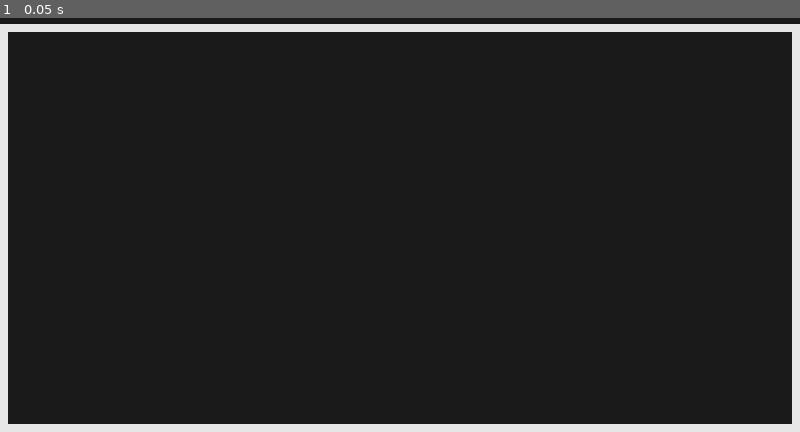
Above: before the commit, frame 1.
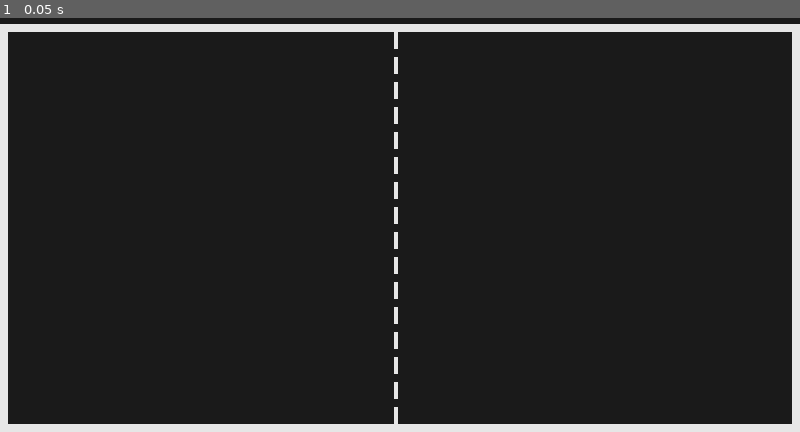
Above: after the commit, the same moment.

Repository: phss/godot-pong
Game: Godot game, scene res://scenes/main.tscn
Two runs of this game, one before a commit and one after it. Both use one fixed random seed, a clock stepped at 60 frames per second and the inputs below.
Inputs:
- Up to frame 1 (0.05 s): no input

The runs differ from the first frame. In frame 1, 0.3% of the frame differs, in the area x 49-50%, y 3-99%.

Commit message:
Add board divider

Diff:
--- a/scenes/game/board/board.tscn
+++ b/scenes/game/board/board.tscn
@@ -1,8 +1,9 @@
-[gd_scene load_steps=4 format=3 uid="uid://dtj47wchb5fff"]
+[gd_scene load_steps=5 format=3 uid="uid://dtj47wchb5fff"]
 
 [ext_resource type="Texture2D" uid="uid://c00mw24u3wkb3" path="res://assets/images/background.png" id="1_1wam2"]
 [ext_resource type="PackedScene" uid="uid://bx4v31xb0pou0" path="res://scenes/game/board/walls/vertical_wall.tscn" id="2_ny8y5"]
 [ext_resource type="PackedScene" uid="uid://c2427sfa5oa7x" path="res://scenes/game/board/walls/horizontal_wall.tscn" id="3_j2qem"]
+[ext_resource type="PackedScene" uid="uid://c0y1netbdh81q" path="res://scenes/game/board/divider/segment.tscn" id="4_l7r3q"]
 
 [node name="Board" type="Node2D"]
 
@@ -27,3 +28,53 @@
 [node name="Bottom" parent="Walls" instance=ExtResource("3_j2qem")]
 position = Vector2(0, 1060)
 centered = false
+
+[node name="Divider" type="Node2D" parent="."]
+
+[node name="Segment" parent="Divider" instance=ExtResource("4_l7r3q")]
+position = Vector2(950, 140)
+
+[node name="Segment2" parent="Divider" instance=ExtResource("4_l7r3q")]
+position = Vector2(950, 200)
+
+[node name="Segment3" parent="Divider" instance=ExtResource("4_l7r3q")]
+position = Vector2(950, 260)
+
+[node name="Segment4" parent="Divider" instance=ExtResource("4_l7r3q")]
+position = Vector2(950, 320)
+
+[node name="Segment5" parent="Divider" instance=ExtResource("4_l7r3q")]
+position = Vector2(950, 380)
+
+[node name="Segment6" parent="Divider" instance=ExtResource("4_l7r3q")]
+position = Vector2(950, 440)
+
+[node name="Segment7" parent="Divider" instance=ExtResource("4_l7r3q")]
+position = Vector2(950, 500)
+
+[node name="Segment8" parent="Divider" instance=ExtResource("4_l7r3q")]
+position = Vector2(950, 560)
+
+[node name="Segment9" parent="Divider" instance=ExtResource("4_l7r3q")]
+position = Vector2(950, 620)
+
+[node name="Segment10" parent="Divider" instance=ExtResource("4_l7r3q")]
+position = Vector2(950, 680)
+
+[node name="Segment11" parent="Divider" instance=ExtResource("4_l7r3q")]
+position = Vector2(950, 740)
+
+[node name="Segment12" parent="Divider" instance=ExtResource("4_l7r3q")]
+position = Vector2(950, 800)
+
+[node name="Segment13" parent="Divider" instance=ExtResource("4_l7r3q")]
+position = Vector2(950, 860)
+
+[node name="Segment14" parent="Divider" instance=ExtResource("4_l7r3q")]
+position = Vector2(950, 920)
+
+[node name="Segment15" parent="Divider" instance=ExtResource("4_l7r3q")]
+position = Vector2(950, 980)
+
+[node name="Segment16" parent="Divider" instance=ExtResource("4_l7r3q")]
+position = Vector2(950, 1040)
--- /dev/null
+++ b/scenes/game/board/divider/segment.tscn
@@ -0,0 +1,6 @@
+[gd_scene load_steps=2 format=3 uid="uid://c0y1netbdh81q"]
+
+[ext_resource type="Texture2D" uid="uid://cycq2wsu8gb2c" path="res://assets/images/divider_segment.png" id="1_kk6wx"]
+
+[node name="Segment" type="Sprite2D"]
+texture = ExtResource("1_kk6wx")
Renamed: assets/images/divider_segmetn.png -> assets/images/divider_segment.png
Not shown, changed: assets/images/divider_segment.png.import
